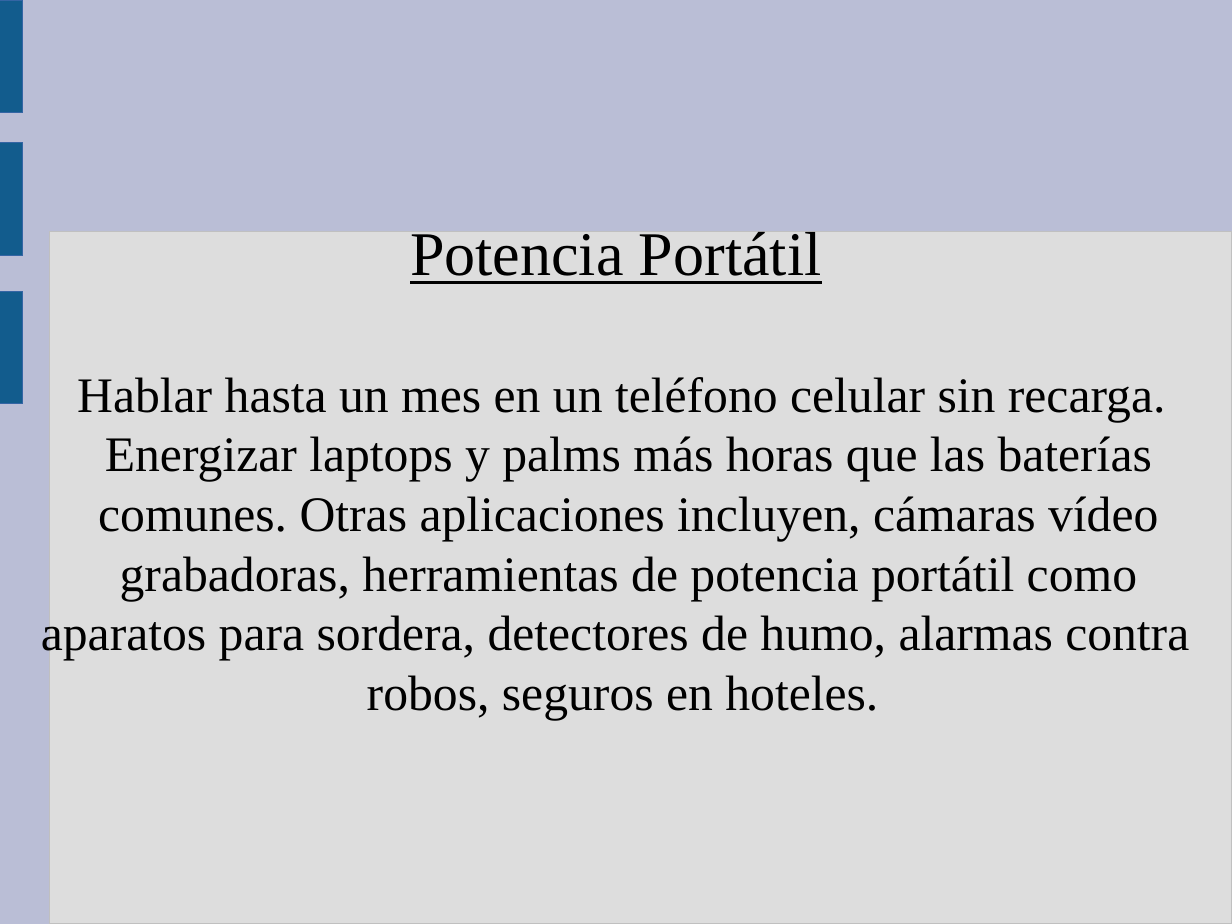
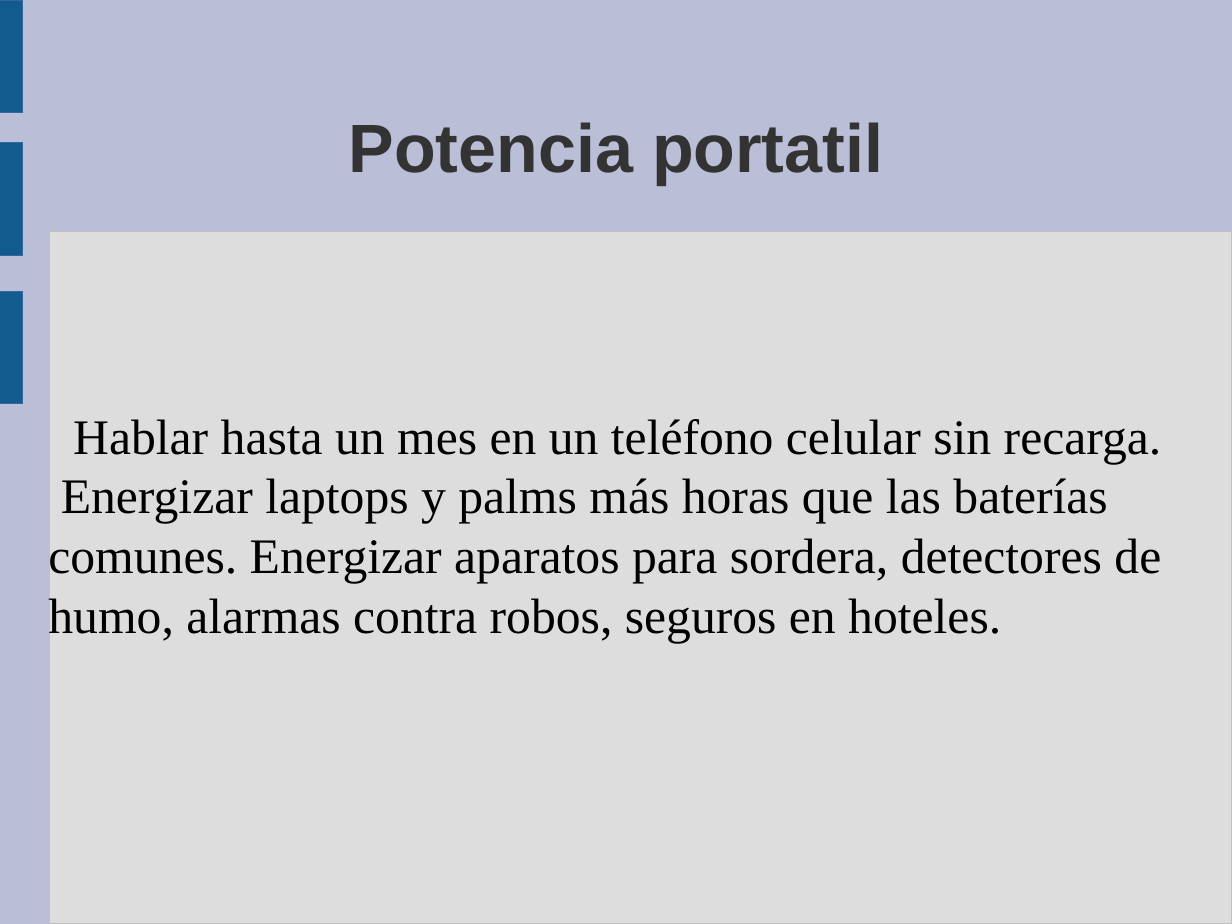
Before and after one commit to guanucoluis/proyecto5r1, a slide deck: slide 12 of Catedras/Tecnologia/MARCO.odp (slide 15 before the commit). Drawn at 1232x924 pixels with LibreOffice and Linux fonts; fonts in the diff are those of the drawing. Boxes give left, top, right and bottom in pixels: in the first picture for what was removed or moved away, otherwise in the second. Text is boxed around its words. In the diff, an @@ line names an element or a change of style, - is before the commit and + after.

Commit message:
hasta las manos!!!!!!!!

```diff
--- a/Catedras/Tecnologia/MARCO.odp
+++ b/Catedras/Tecnologia/MARCO.odp
@@ title added at bbox=[349, 122, 883, 185], 44 pt, text #333333, bold @@
+Potencia portatil
@@ text at bbox=[48, 419, 1162, 643]: text changed @@
-Potencia Portátil
-Hablar hasta un mes en un teléfono celular sin recarga. Energizar laptops y palms más horas que las baterías comunes. Otras aplicaciones incluyen, cámaras vídeo grabadoras, herramientas de potencia portátil como
-aparatos para sordera, detectores de humo, alarmas contra robos, seguros en hoteles.
+Hablar hasta un mes en un teléfono celular sin recarga.
+Energizar laptops y palms más horas que las baterías comunes. Energizar aparatos para sordera, detectores de humo, alarmas contra robos, seguros en hoteles.
```
Also in this commit, not shown: 11 other slides changed, 5 slides added, 4 slides removed, 4 other files.
